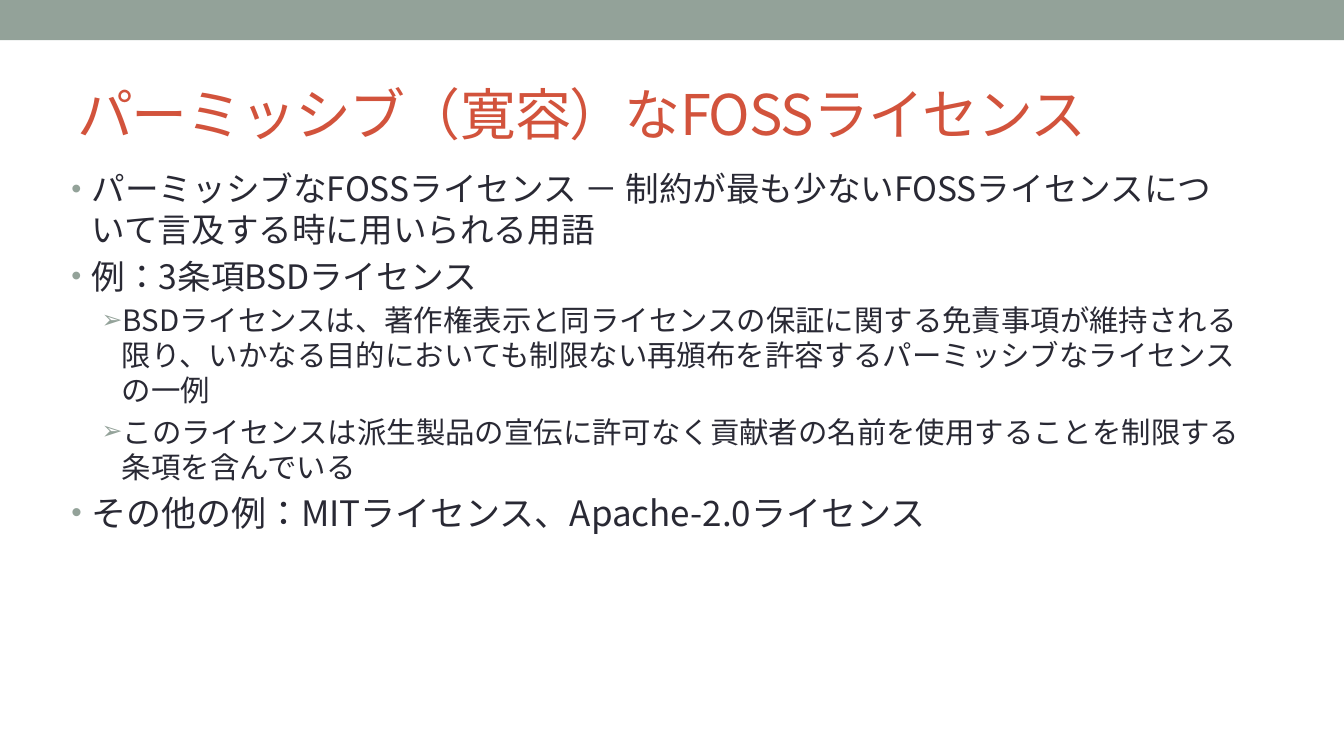
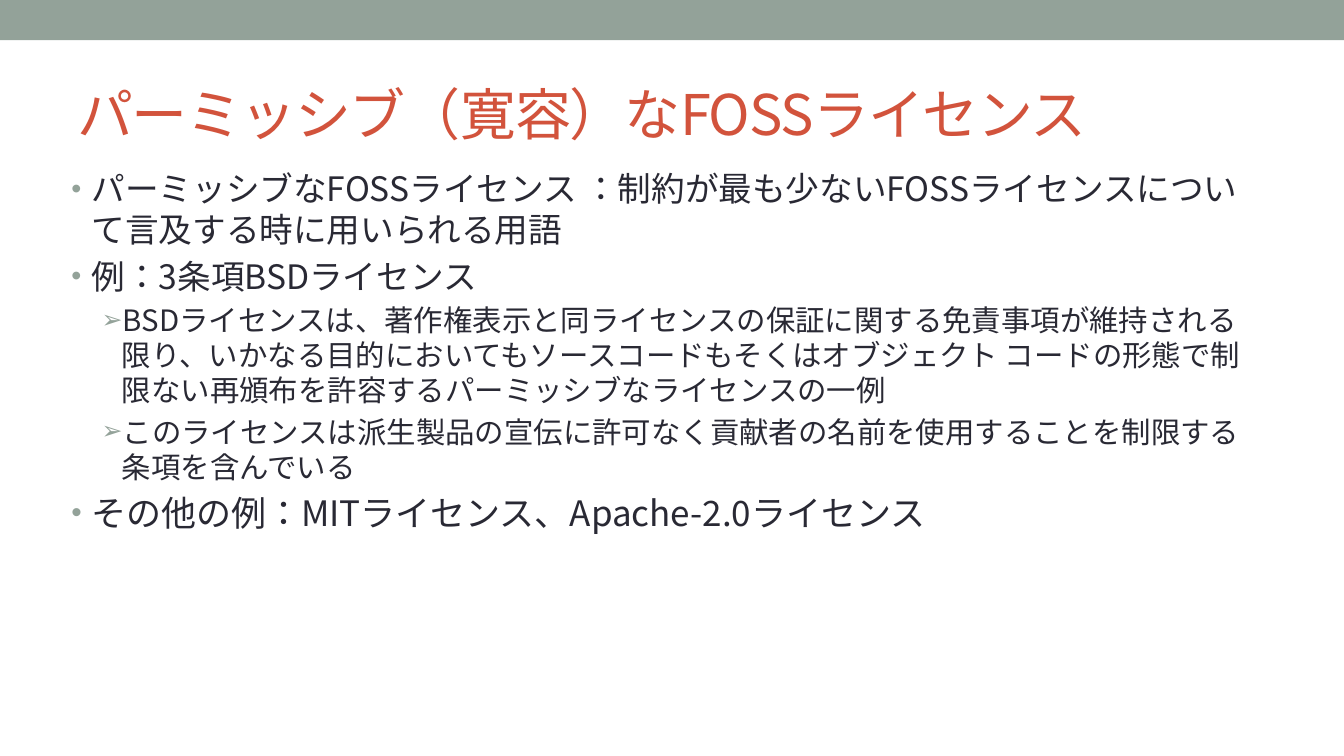
Before and after one commit to OpenChain-Project/Curriculum-Translation-JP, a slide deck: slide 16 of REVIEW/Version_for_v1.1/openchain-curriculum-for-1-1_JP_review_tani.pptx. Drawn at 1344x756 pixels with LibreOffice and Linux fonts; fonts in the diff are those of the drawing; background and template pictures are left out. Boxes give left, top, right and bottom in pixels: in the first picture for what was removed or moved away, otherwise in the second. Text is boxed around its words. In the diff, an @@ line names an element or a change of style, - is before the commit and + after.

```diff
--- a/REVIEW/Version_for_v1.1/openchain-curriculum-for-1-1_JP_review_tani.pptx
+++ b/REVIEW/Version_for_v1.1/openchain-curriculum-for-1-1_JP_review_tani.pptx
@@ text at [92,172,1237,204]: text changed @@
-• パーミッシブなFOSSライセンス － 制約が最も少ないFOSSライセンスについて言及する時に用いられる用語
+• パーミッシブなFOSSライセンス ：制約が最も少ないFOSSライセンスについて言及する時に用いられる用語
@@ text at [122,306,1240,404]: text changed @@
-  ➢ BSDライセンスは、著作権表示と同ライセンスの保証に関する免責事項が維持される限り、いかなる目的においても制限ない再頒布を許容するパーミッシブなライセンスの一例
+  ➢ BSDライセンスは、著作権表示と同ライセンスの保証に関する免責事項が維持される限り、いかなる目的においてもソースコードもそくはオブジェクト コードの形態で制限ない再頒布を許容するパーミッシブなライセンスの一例
```
Also in this commit, not shown: 5 other slides changed, 1 slide added.
